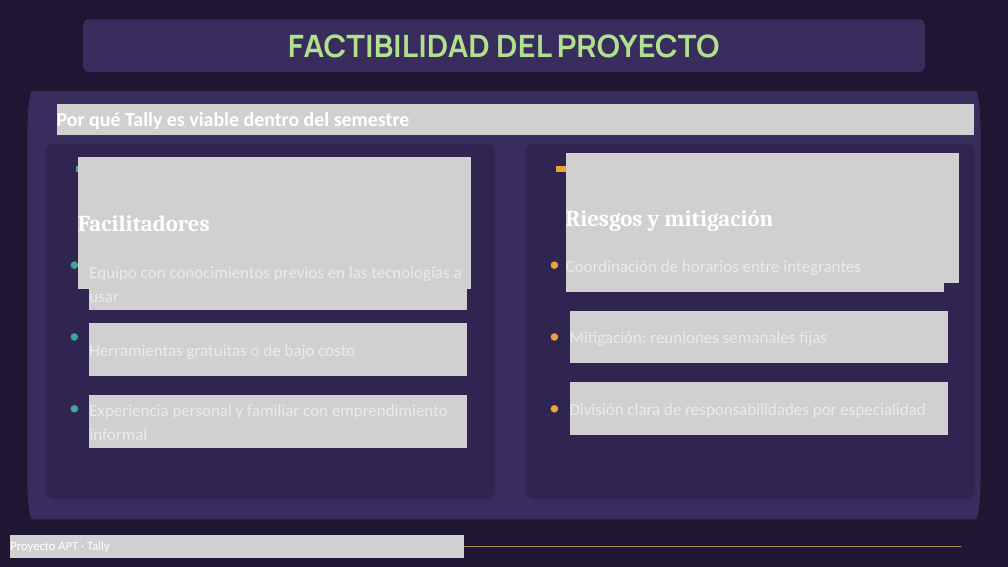
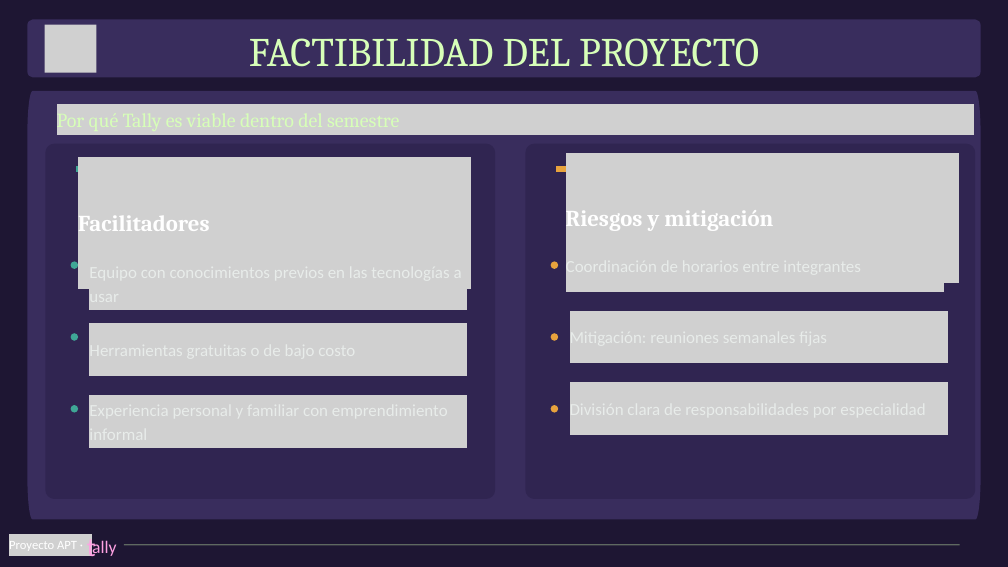
Before and after one commit to crcaniullan-commits/Tally, a slide deck: slide 10 of Docs/Tally.pptx. Drawn at 1008x567 pixels with LibreOffice and Linux fonts; fonts in the diff are those of the drawing; grey boxes stand for pictures. Boxes give left, top, right and bottom in pixels: in the first picture for what was removed or moved away, otherwise in the second. Text is boxed around its words. In the diff, an @@ line names an element or a change of style, - is before the commit and + after.

```diff
--- a/Docs/Tally.pptx
+++ b/Docs/Tally.pptx
@@ freeform shape: place and size @@
-freeform shape at <box>83,20,925,72</box>
+freeform shape at <box>27,20,980,78</box>
@@ picture added at <box>45,25,97,73</box> @@
@@ text "FACTIBILIDAD DEL PROYECTO" at <box>249,38,759,67</box>: size 44 to 58 pt, font Manrope to Cambria, text colour #B2E18E to #D7FFB8, bold off; line spacing 61.6pt to 81.2pt @@
@@ picture at <box>56,104,974,135</box>: outline redrawn @@
@@ text removed at <box>57,112,410,129</box> @@
-Por qué Tally es viable dentro del semestre
@@ picture: place and size @@
-picture at <box>11,535,464,558</box>
+picture at <box>9,534,92,556</box>
@@ text added at <box>87,534,96,562</box>, 37.8 pt, text #FFA2E3 @@
+t
@@ text at <box>9,541,77,549</box>: text changed @@
-Proyecto APT · Tally
+Proyecto APT ·
@@ text added at <box>92,540,116,556</box>, 25.2 pt, text #FFA2E3 @@
+ally
@@ line (124, 545) - (960, 545): stroke #FFC160 0.75 pt to #D7FFB8 0.75 pt @@
```
Also in this commit, not shown: 8 other slides changed, 2 slides added, 2 slides removed, 1 other file.
